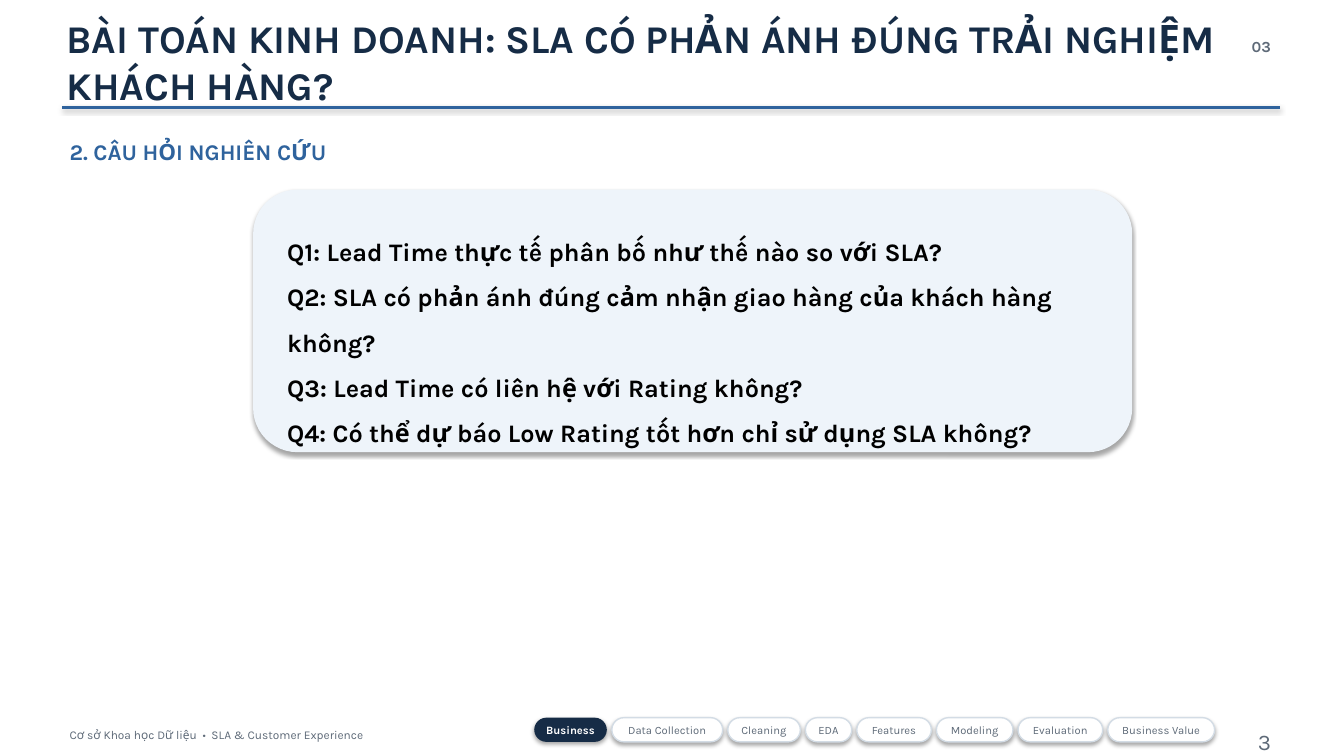
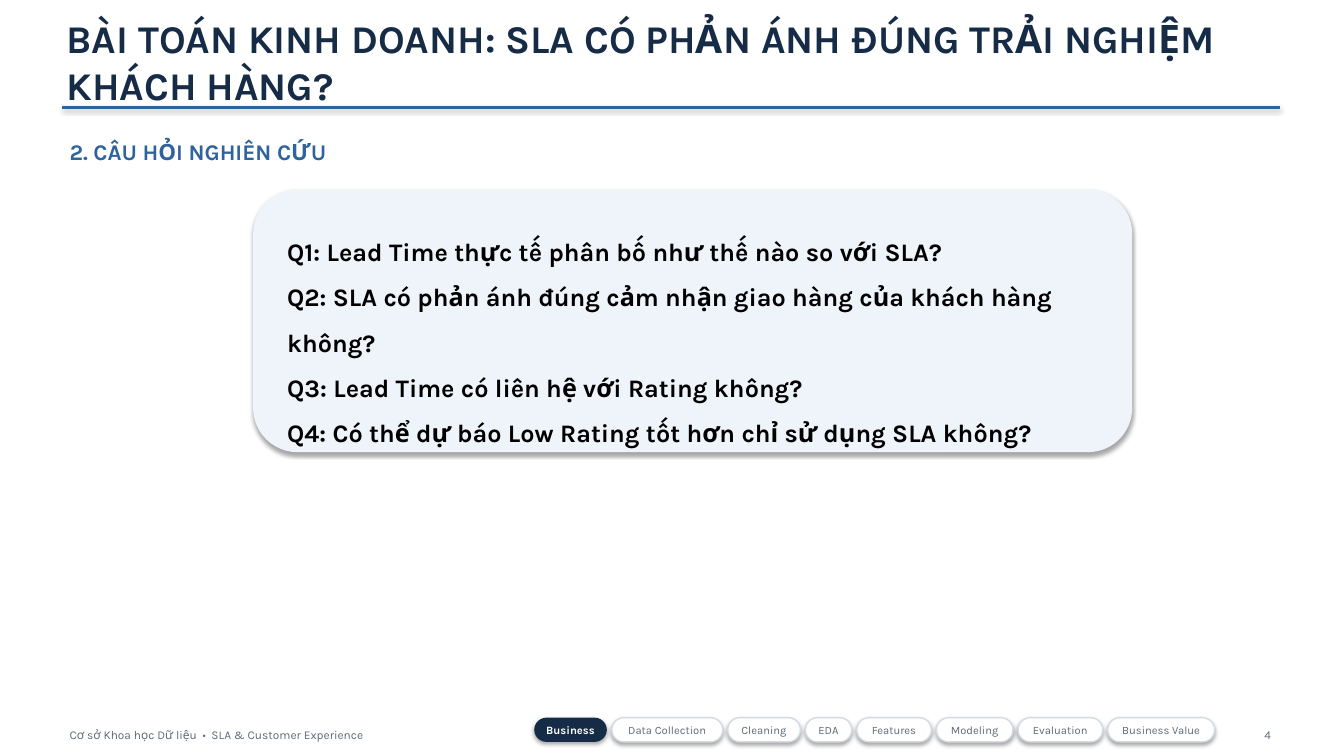
Before and after one commit to justasillyboy/datascience_hcmute, a slide deck: slide 4 of reports/Slide/SLA_DataScience_fix.pptx. Drawn at 1344x756 pixels with LibreOffice and Linux fonts; fonts in the diff are those of the drawing. Boxes give left, top, right and bottom in pixels: in the first picture for what was removed or moved away, otherwise in the second. Text is boxed around its words. In the diff, an @@ line names an element or a change of style, - is before the commit and + after.

```diff
--- a/reports/Slide/SLA_DataScience_fix.pptx
+++ b/reports/Slide/SLA_DataScience_fix.pptx
@@ text removed at <box>1252,42,1271,52</box> @@
-03
@@ text at <box>1264,731,1271,739</box>: text changed; size 16 to 8.5 pt @@
-3
+4
```
Also in this commit, not shown: 23 other slides changed, 5 slides added, 20 other files.
